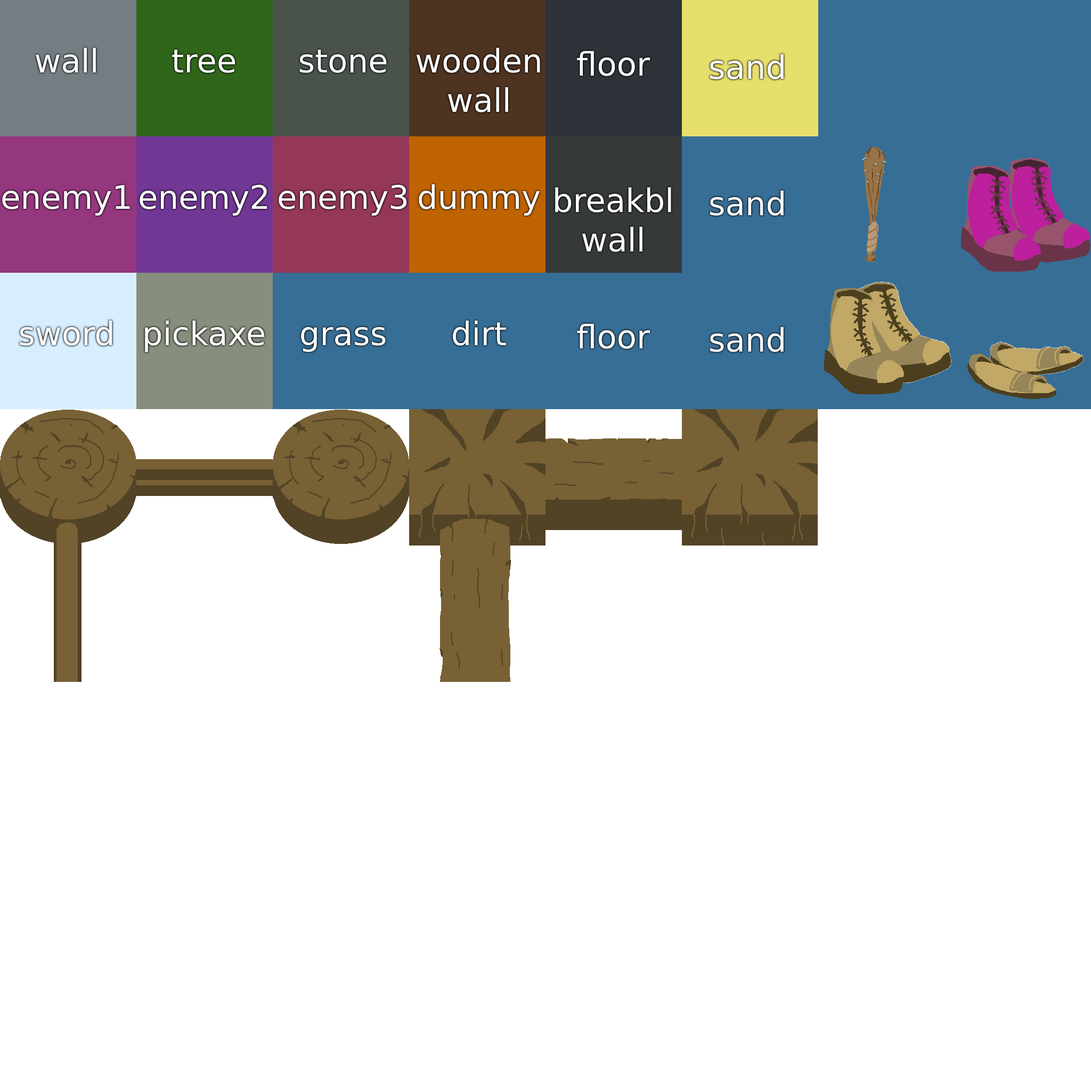
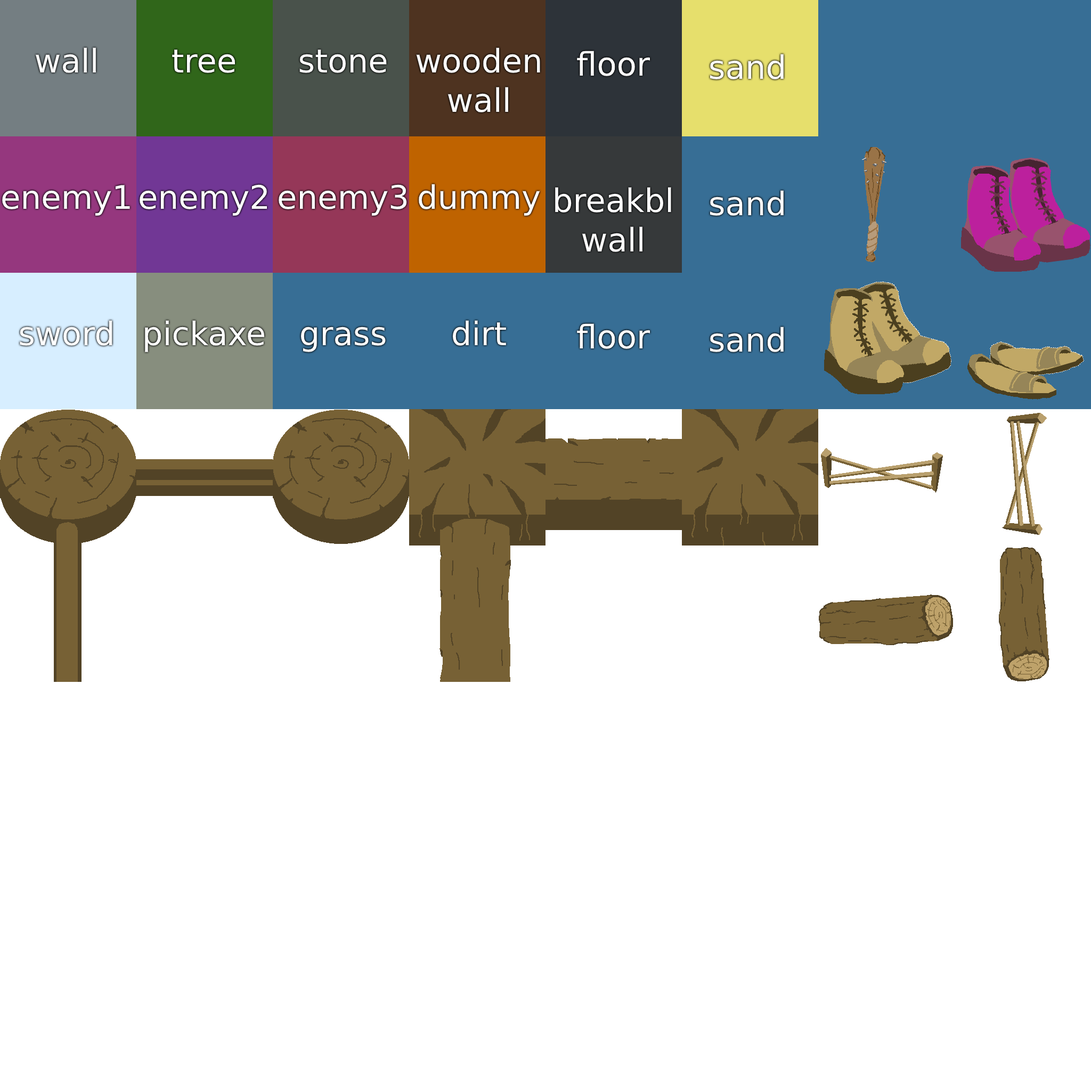
Revision of a layered 1091 x 1091 image; what changed, layer by layer:
added layer "Layer 10" above "Layer 9" over [819, 547, 1050, 682]
added layer "Layer 9" above "Layer 6" over [821, 413, 1048, 536]
painted on "Layer 6" over [818, 409, 819, 546]
